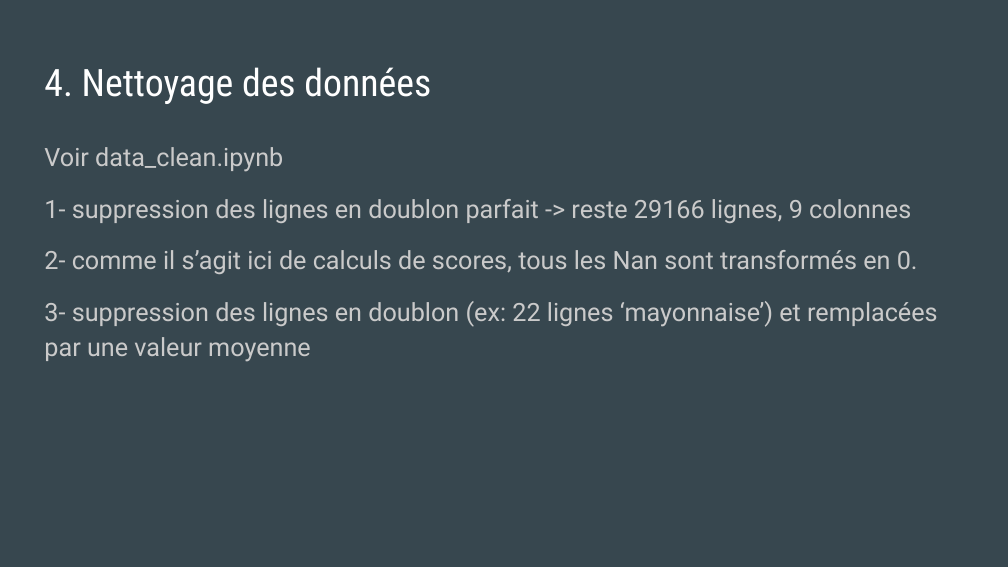
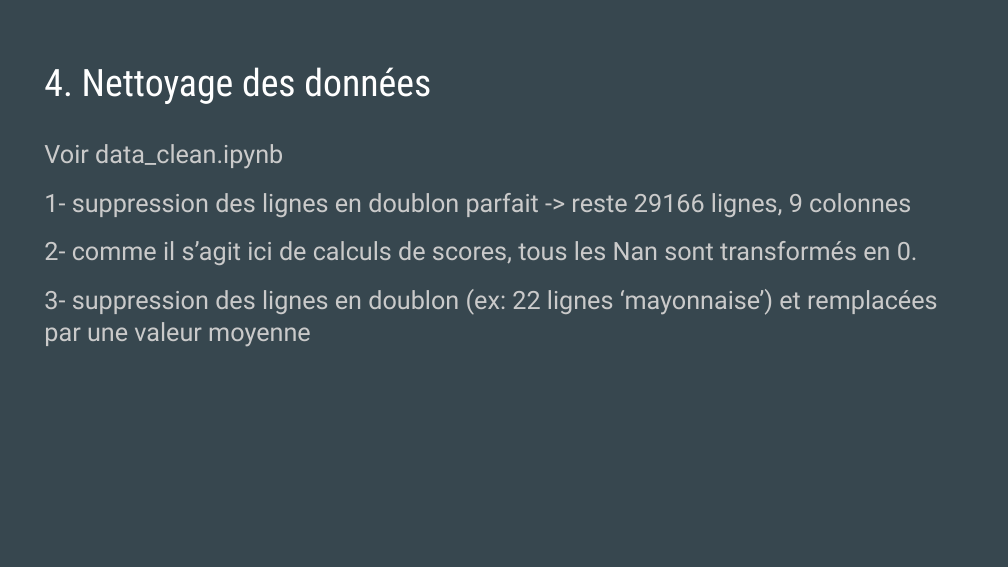
Before and after one commit to MarieDeSmedt/FoodFlix, a slide deck: slide 10 of FOODFLIX.pptx. Drawn at 1008x567 pixels with LibreOffice and Linux fonts; fonts in the diff are those of the drawing. Boxes give left, top, right and bottom in pixels: in the first picture for what was removed or moved away, otherwise in the second. Text is boxed around its words. In the diff, an @@ line names an element or a change of style, - is before the commit and + after.

Commit message:
upload ppt

```diff
--- a/FOODFLIX.pptx
+++ b/FOODFLIX.pptx
@@ text "Voir data_clean.ipynb" at <box>44,144,938,347</box>: line spacing 1.15 to 1.05 @@
```
Also in this commit, not shown: 1 slide added.
